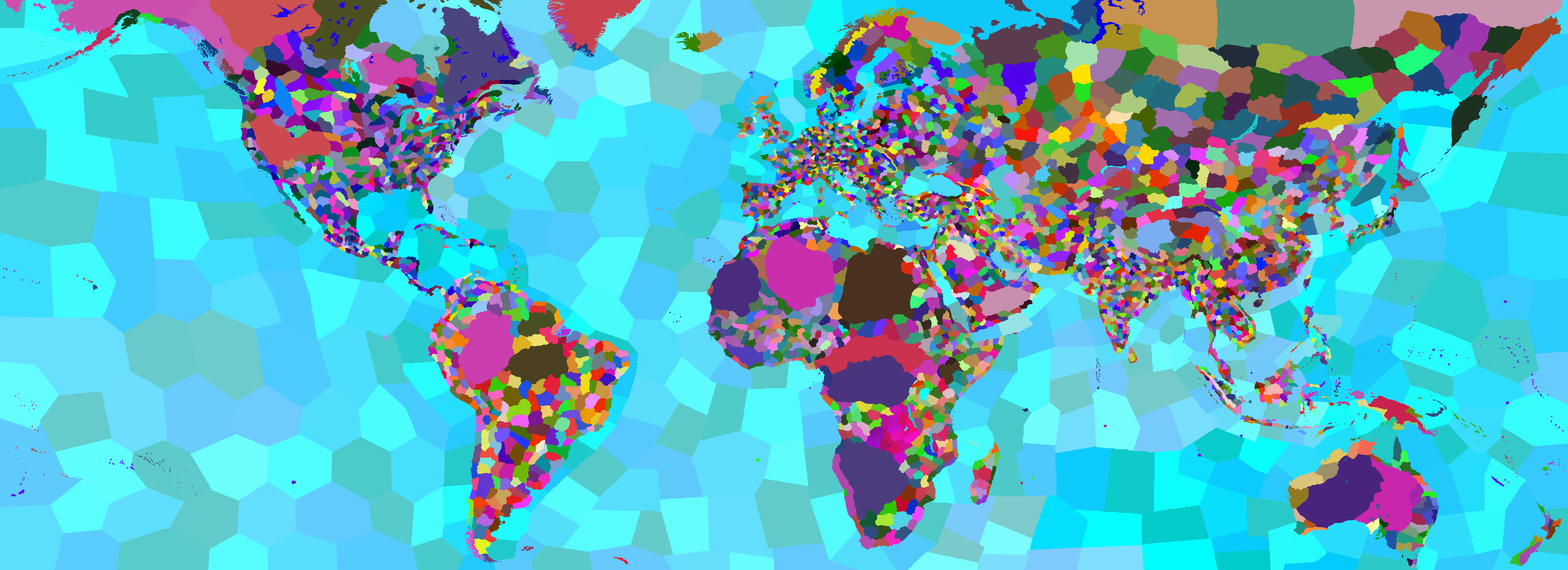
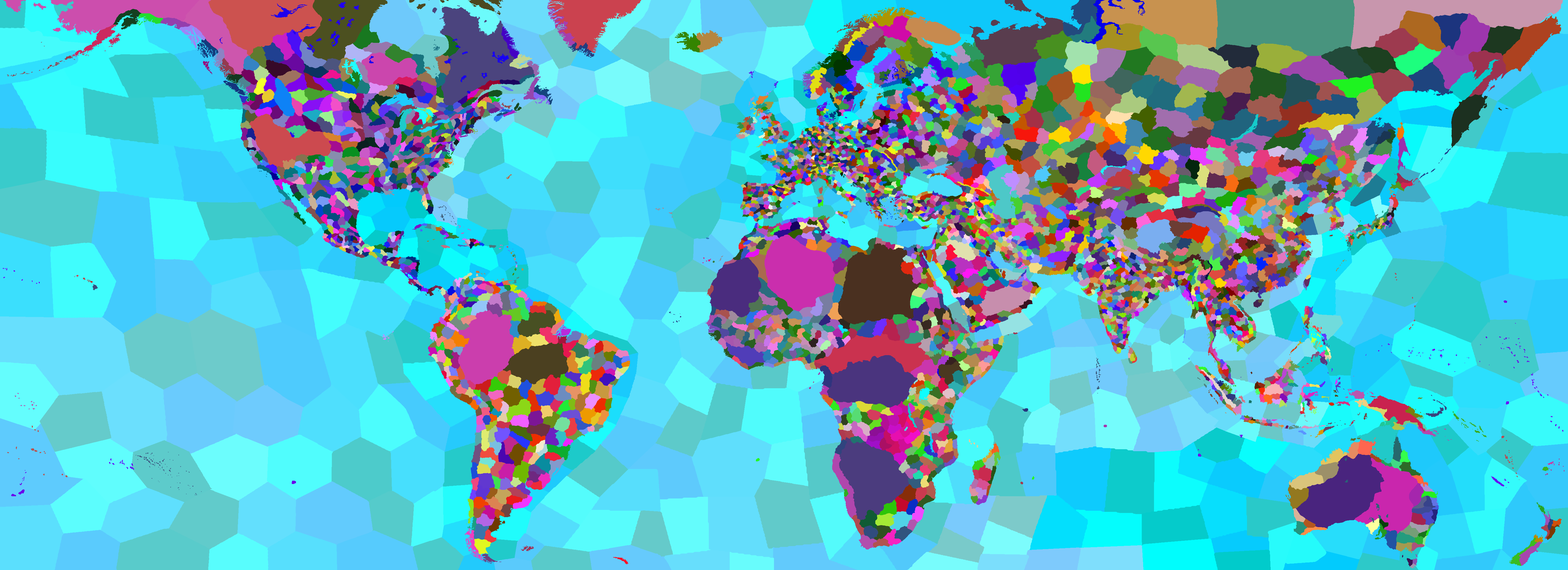
Two versions of the same layered image (1568x570). Layer-by-layer changes:
added layer "Iberia" above "Persia" over [718, 181, 793, 262]
